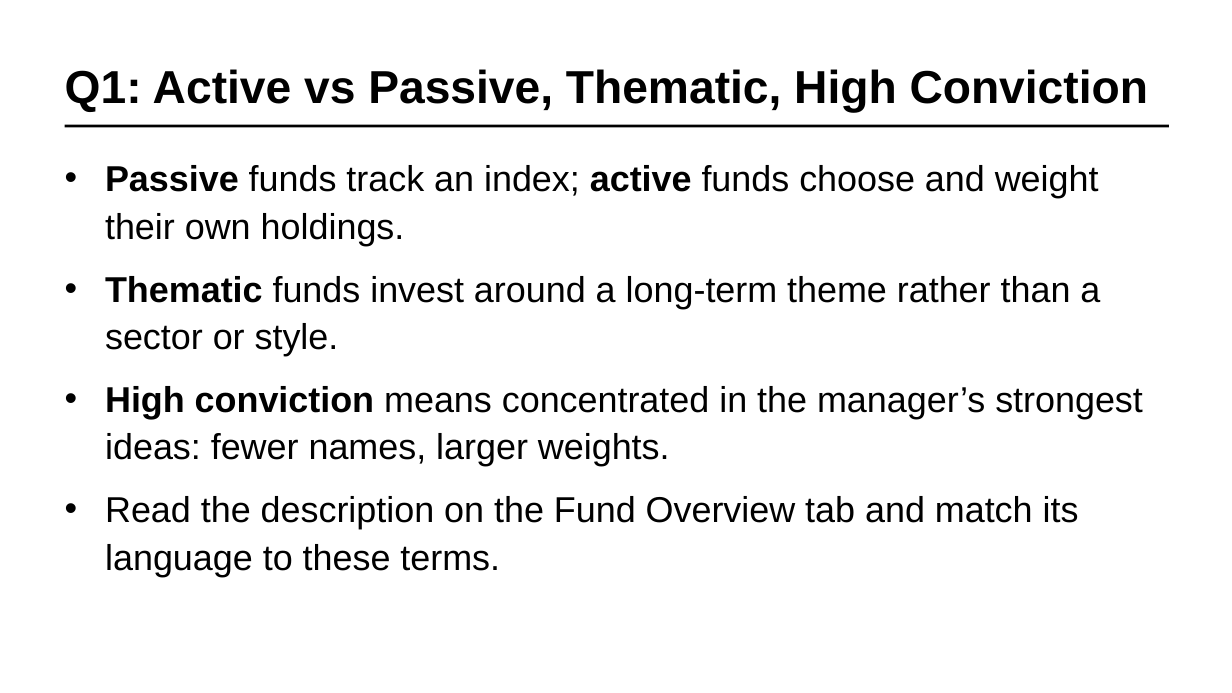
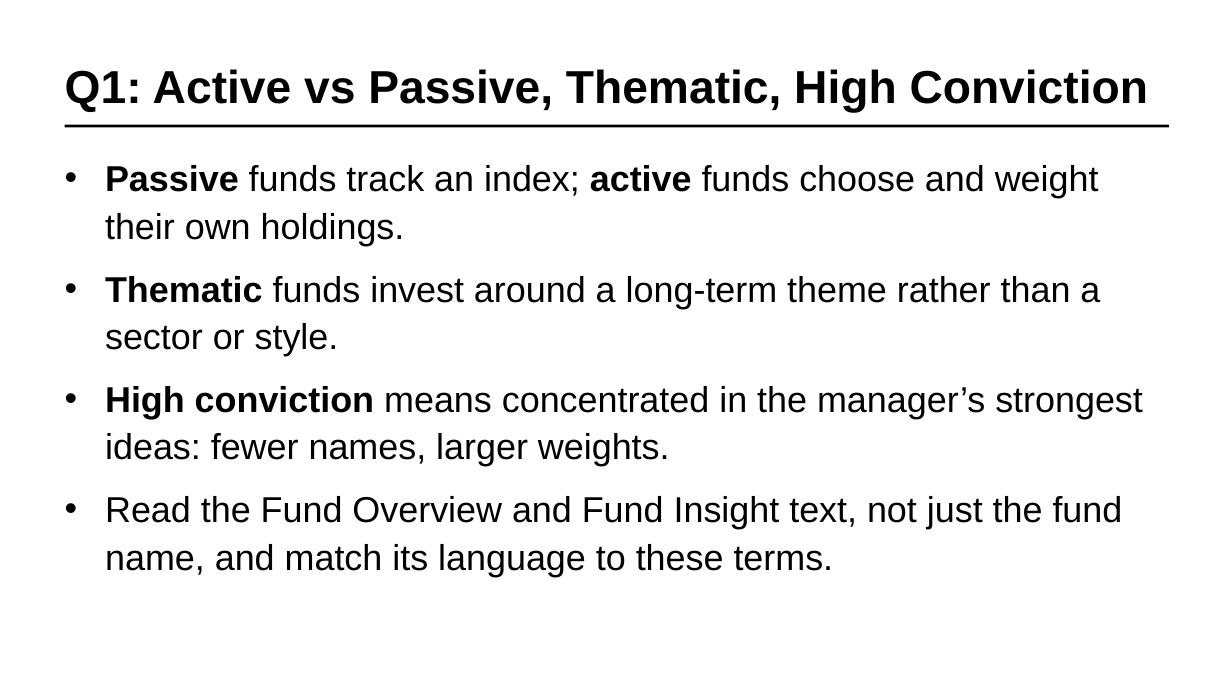
Before and after one commit to ddddil/SF_DAT_15, a slide deck: slide 44 of fina4126/ETF_Performance_Evaluation_Bond_Screening_Revised.pptx. Drawn at 1232x693 pixels with LibreOffice and Linux fonts; fonts in the diff are those of the drawing. Boxes give left, top, right and bottom in pixels: in the first picture for what was removed or moved away, otherwise in the second. Text is boxed around its words. In the diff, an @@ line names an element or a change of style, - is before the commit and + after.

```diff
--- a/fina4126/ETF_Performance_Evaluation_Bond_Screening_Revised.pptx
+++ b/fina4126/ETF_Performance_Evaluation_Bond_Screening_Revised.pptx
@@ text at (x1=105, y1=496, x2=1123, y2=576): text changed @@
-• Read the description on the Fund Overview tab and match its language to these terms.
+• Read the Fund Overview and Fund Insight text, not just the fund name, and match its language to these terms.
```
Also in this commit, not shown: 7 other slides changed, 1 slide added.
